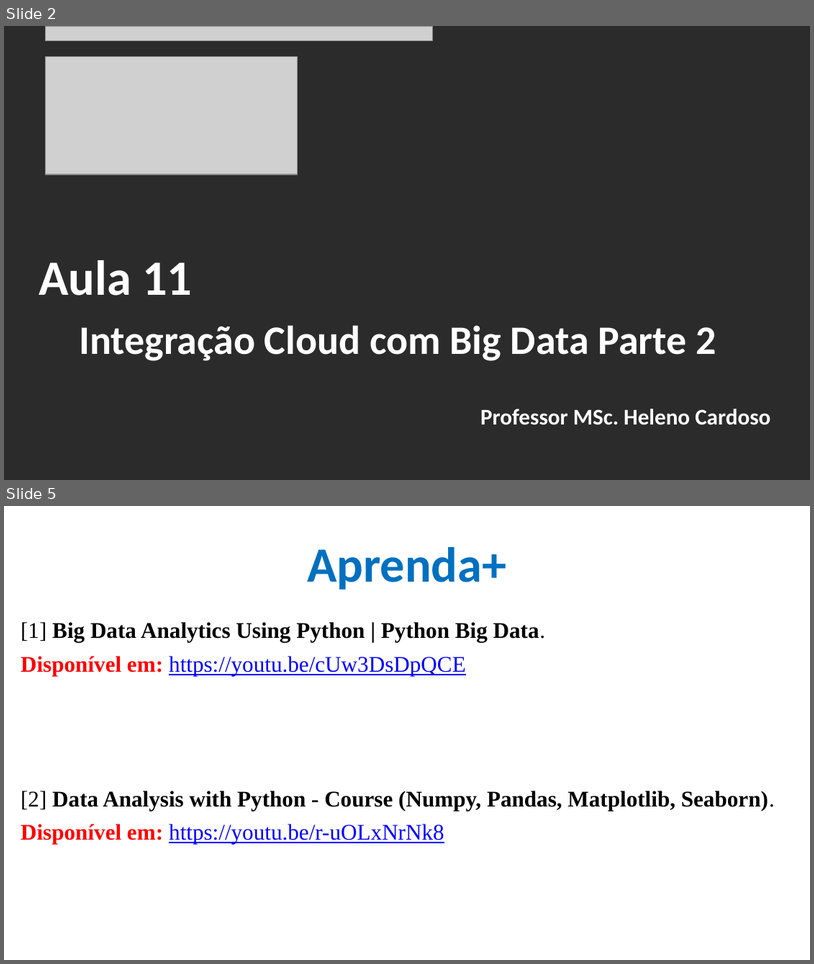
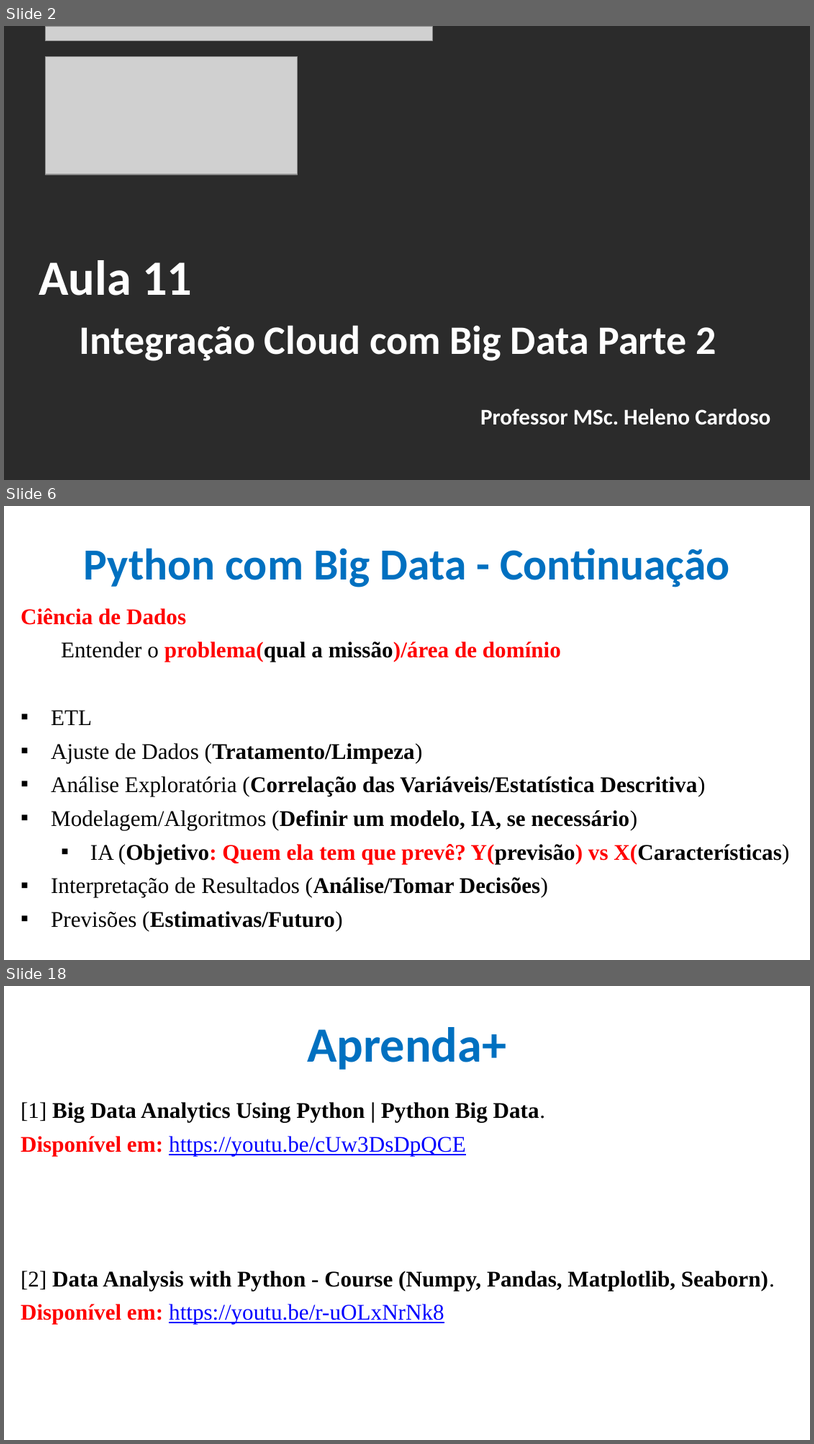
Before and after one commit to CloudEducationBrazil/WydenArea1AplicacaoCloudIndustria40Python, a slide deck: 01 Classes/Aula 11 - Aplicação Cloud Indústria 40 Python Integração Cloud Big Data Parte 2.pptx. Shown one above the other, each under a label of ours: slides 2 and 5 before the commit, slides 2, 6 and 18 after it; the slides between them are not shown. The pictures are 814x964 and 814x1444 pixels, drawn with LibreOffice and Linux fonts; fonts in the diff are those of the drawing; grey boxes stand for pictures; background and template pictures are left out; a plain dark background stands for a picture behind light text. Boxes give left, top, right and bottom in pixels: in the first picture for what was removed or moved away, otherwise in the second. Text is boxed around its words. In the diff, an @@ line names an element or a change of style, - is before the commit and + after.

Commit message:
Aula 11 Cloud IoT Python 29maio2023

```diff
--- a/01 Classes/Aula 11 - Aplicação Cloud Indústria 40 Python Integração Cloud Big Data Parte 2.pptx
+++ b/01 Classes/Aula 11 - Aplicação Cloud Indústria 40 Python Integração Cloud Big Data Parte 2.pptx
@@ slide 6 added at box(4, 506, 810, 960), background picture (left out) @@
@@ title added at box(84, 548, 730, 587), 39.6 pt, text #0070C0, bold @@
+Python com Big Data - Continuação
@@ text added at box(21, 608, 790, 931), 20 pt, text #000000, bold @@
+Ciência de Dados
+Entender o problema(qual a missão)/área de domínio
+▪ ETL
+▪ Ajuste de Dados (Tratamento/Limpeza)
+▪ Análise Exploratória (Correlação das Variáveis/Estatística Descritiva)
+▪ Modelagem/Algoritmos (Definir um modelo, IA, se necessário)
+  ▪ IA (Objetivo: Quem ela tem que prevê? Y(previsão) vs X(Características)
+▪ Interpretação de Resultados (Análise/Tomar Decisões)
+▪ Previsões (Estimativas/Futuro)
@@ what was slide 5 is now slide 18 @@
```
Also in this commit, not shown: 3 slides changed, 12 other slides added, 14 other files.
